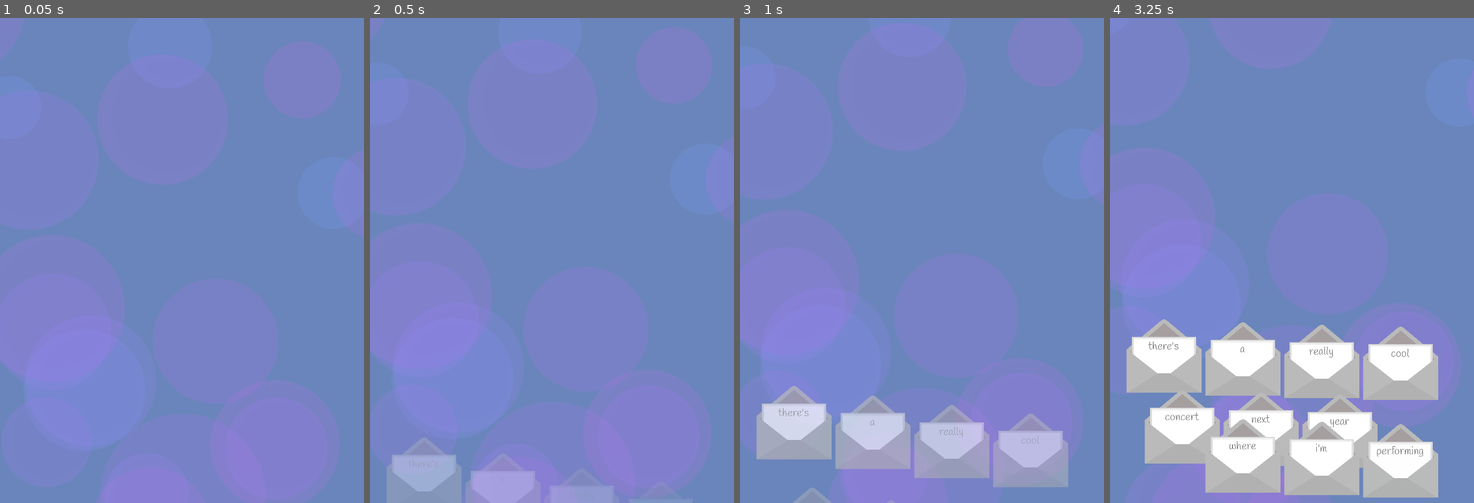
Above: before the commit, frames 1-4 (left to right).
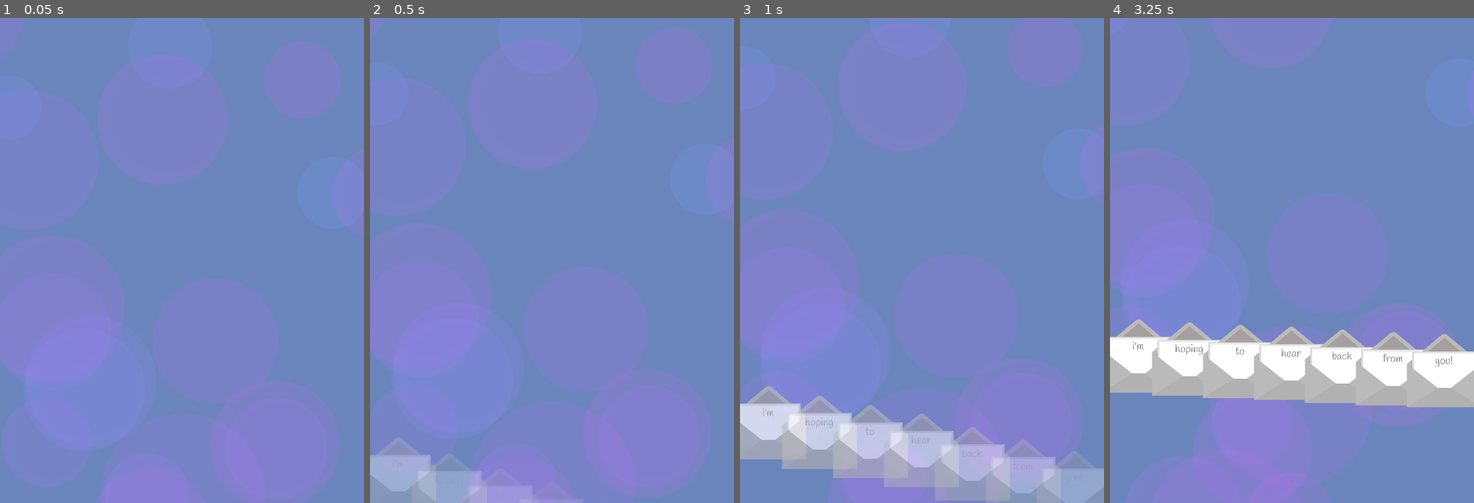
Above: after the commit, the same moments.

Repository: HoneyPony/ash-and-phoenix
Game: Godot game, scene res://game.tscn
Same seed, same stepped clock (60 frames per second), same inputs: the game is played once before the commit and once after it.
Inputs:
- Up to frame 1 (0.05 s): no input
- Up to frame 2 (0.5 s): no input
- Up to frame 3 (1 s): tap Enter at 0.5 s
- Up to frame 4 (3.25 s): no input

Frame 1 is identical in both runs. In frame 2, 1.5% of the frame differs, in the area x 0-67%, y 90-100%; in frame 3, 9.5%; in frame 4, 20%, in the area x 0-100%, y 62-99%.

Commit message:
most of first letter done

Diff:
--- a/global.gd
+++ b/global.gd
@@ -167,9 +167,6 @@
 	WORD("some", 1.3, 120, 60),
 	WORD("success!", 1.4, 240, 60),
 
-		]
-
-var game_data = [
 	WAIT(),
 	WORD("there's", 0, -210),
 	WORD("a", 0.1, -80),
@@ -180,7 +177,34 @@
 	WORD("year", 0.6, 80, 100),
 	WORD("where", 1.6, -80, 100),
 	WORD("i'm", 1.7, 50, 100),
-	WORD("performing", 1.8, 180, 100)
+	WORD("performing", 1.8, 180, 100),
+
+	WORD("definitely", 4.8, -240, 100),
+	WORD("looking", 5.0, -120, 100),
+	WORD("forward", 5.2, 0, 100),
+	WORD("to", 5.4, 120, 100),
+	WORD("that", 5.6, 240, 100),
+
+		]
+
+var game_data = [
+	WAIT(),
+	WORD("i'm", 0, -252),
+	WORD("hoping", 0.1, -168),
+	WORD("to", 0.2, -84), # originally "i", but that makes typing weird
+	WORD("hear", 0.3, 0),
+	WORD("back", 0.4, 84),
+	WORD("from", 0.5, 168),
+	WORD("you!", 0.6, 252),
+
+	WAIT(),
+	WORD("ash", 0, 0),
+
+	WAIT(),
+	CHANGE_PHOENIX(),
+	WORD("dear", 0, -100),
+	WORD("ash", 0.3, 40),
+
 	#[0, 0, -210, "i"],
 	#[0, 1, -70, "don't"],
 	#[0, 2, 70, "recall"],
@@ -219,7 +243,8 @@
 		return true
 	elif is_instance_of(next_entry, WaitForWords):
 		# Just wait for all the words to disappear.
-		var ready = get_tree().get_nodes_in_group("Letter").is_empty()
+		# Use BlockingLetter because Letter is not added at spawn time.
+		var ready = get_tree().get_nodes_in_group("BlockingLetter").is_empty()
 		if ready:
 			# Reset timer on wait
 			timer = 0
--- a/letter/letter.gd
+++ b/letter/letter.gd
@@ -49,6 +49,9 @@
 				velocity_x = 1
 		velocity_x += sign(velocity_x) * 600 * delta
 		position.x += velocity_x * delta
+
+		if abs(position.x) > 270:
+			remove_from_group("BlockingLetter")
 
 		if abs(position.x) > 2000:
 			queue_free()
--- a/letter/letter.tscn
+++ b/letter/letter.tscn
@@ -354,7 +354,7 @@
 "RESET": SubResource("Animation_mycyy")
 }
 
-[node name="Letter" type="Node2D"]
+[node name="Letter" type="Node2D" groups=["BlockingLetter"]]
 script = ExtResource("1_qj84h")
 letter2_frames = SubResource("SpriteFrames_vodgf")
 letter2_font = ExtResource("33_e0k5j")
